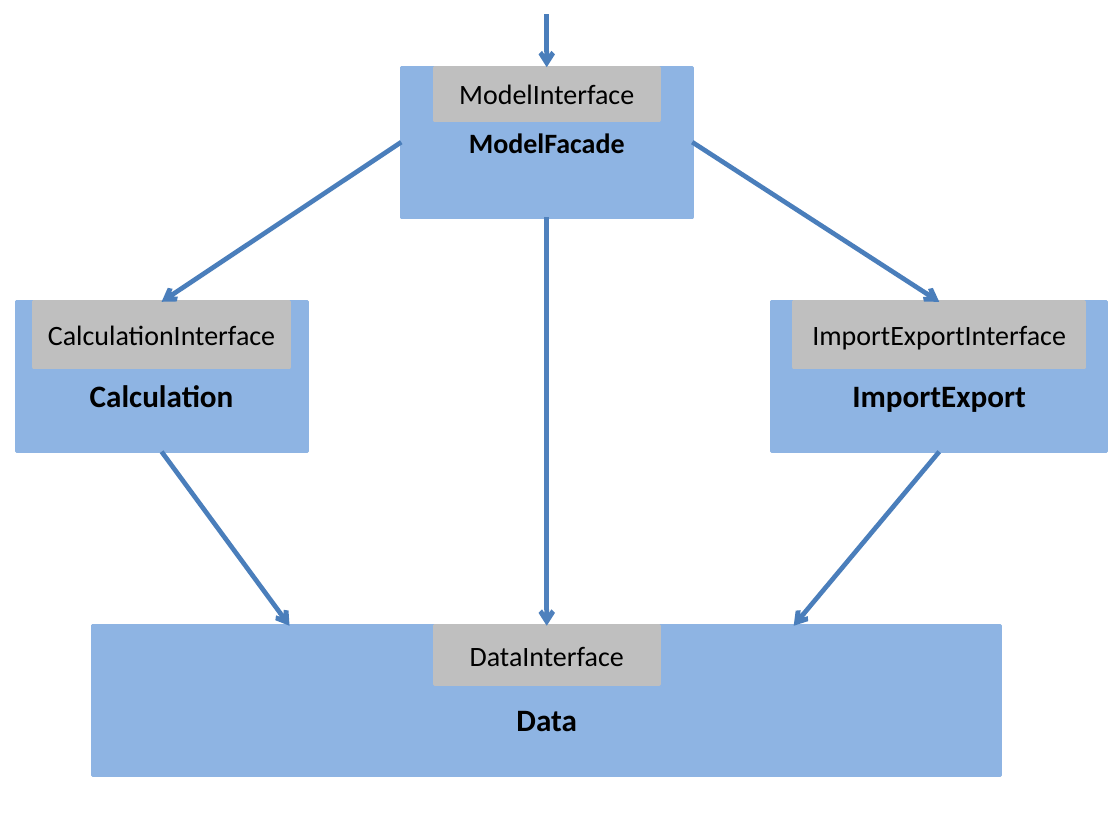
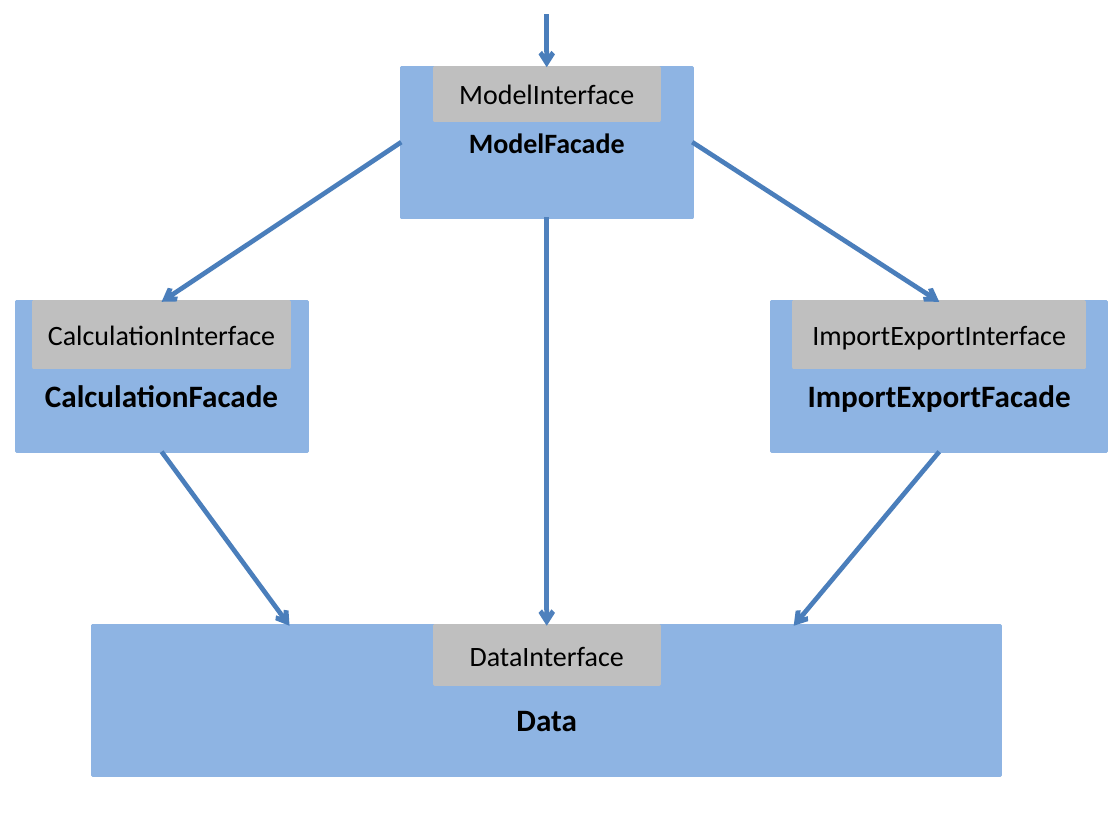
Before and after one commit to zucki/CASET, a slide deck: slide 2 of misc/Graphiken.pptx. Drawn at 1120x840 pixels with LibreOffice and Linux fonts; fonts in the diff are those of the drawing. Boxes give left, top, right and bottom in pixels: in the first picture for what was removed or moved away, otherwise in the second. Text is boxed around its words. In the diff, an @@ line names an element or a change of style, - is before the commit and + after.

```diff
--- a/misc/Graphiken.pptx
+++ b/misc/Graphiken.pptx
@@ text in rectangle at (x1=45, y1=385, x2=278, y2=408): text changed @@
-Calculation
+CalculationFacade
@@ text in rectangle at (x1=808, y1=385, x2=1071, y2=412): text changed @@
-ImportExport
+ImportExportFacade
```
Also in this commit, not shown: 1 other file.
